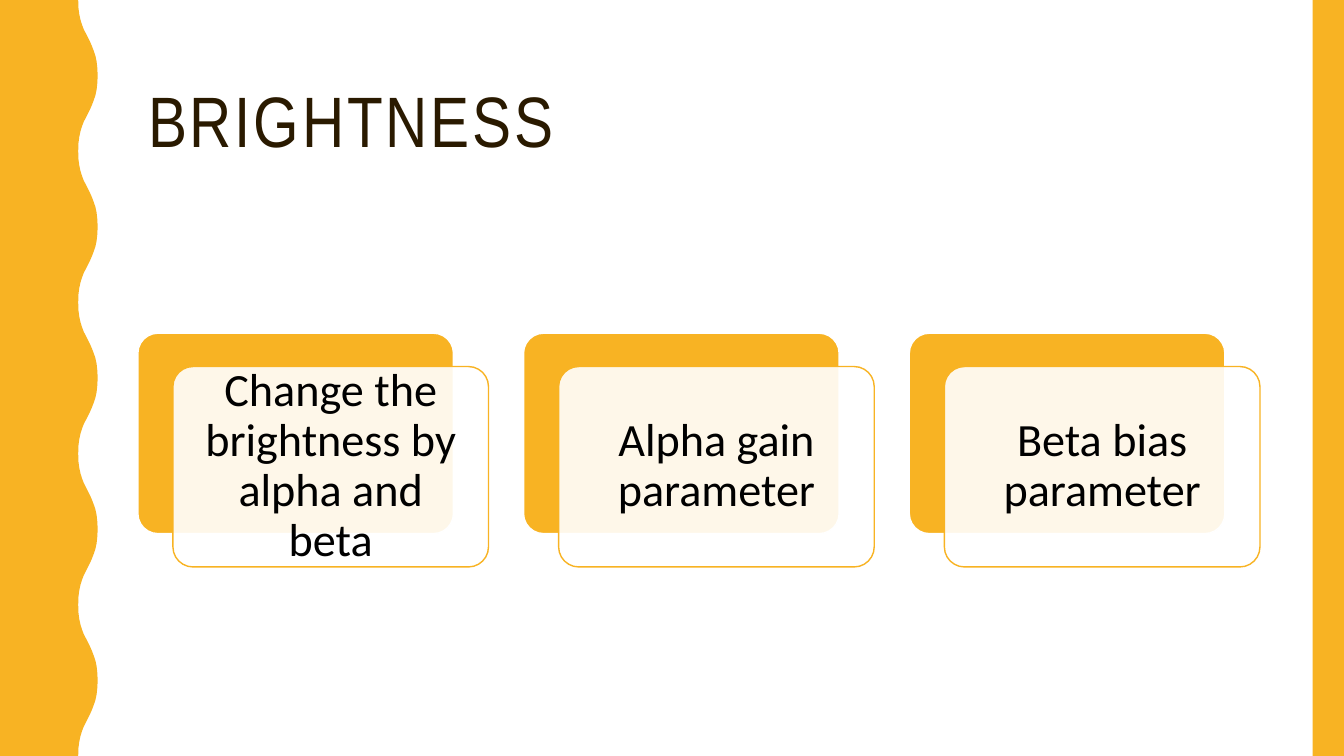
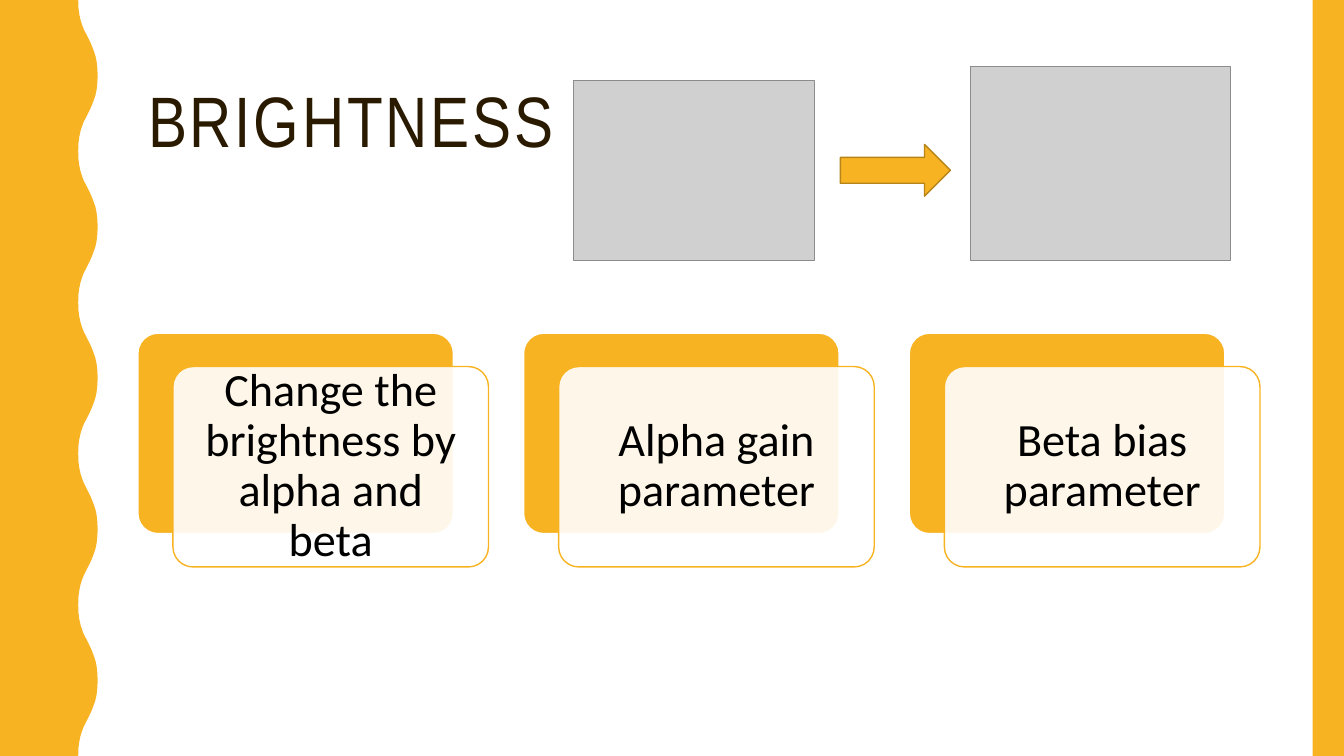
Before and after one commit to pzhu301/165FinalProject-PictureModification, a slide deck: slide 4 of FinalProject.pptx. Drawn at 1344x756 pixels with LibreOffice and Linux fonts; fonts in the diff are those of the drawing; grey boxes stand for pictures. Boxes give left, top, right and bottom in pixels: in the first picture for what was removed or moved away, otherwise in the second. Text is boxed around its words. In the diff, an @@ line names an element or a change of style, - is before the commit and + after.

```diff
--- a/FinalProject.pptx
+++ b/FinalProject.pptx
@@ picture added at (574,81,815,261) @@
@@ picture added at (970,67,1230,261) @@
@@ right arrow added at (841,144,951,196), fill #F8B323, outline #B7841A 1 pt @@
```
Also in this commit, not shown: 1 other slide changed, 1 slide added, 2 other files.
